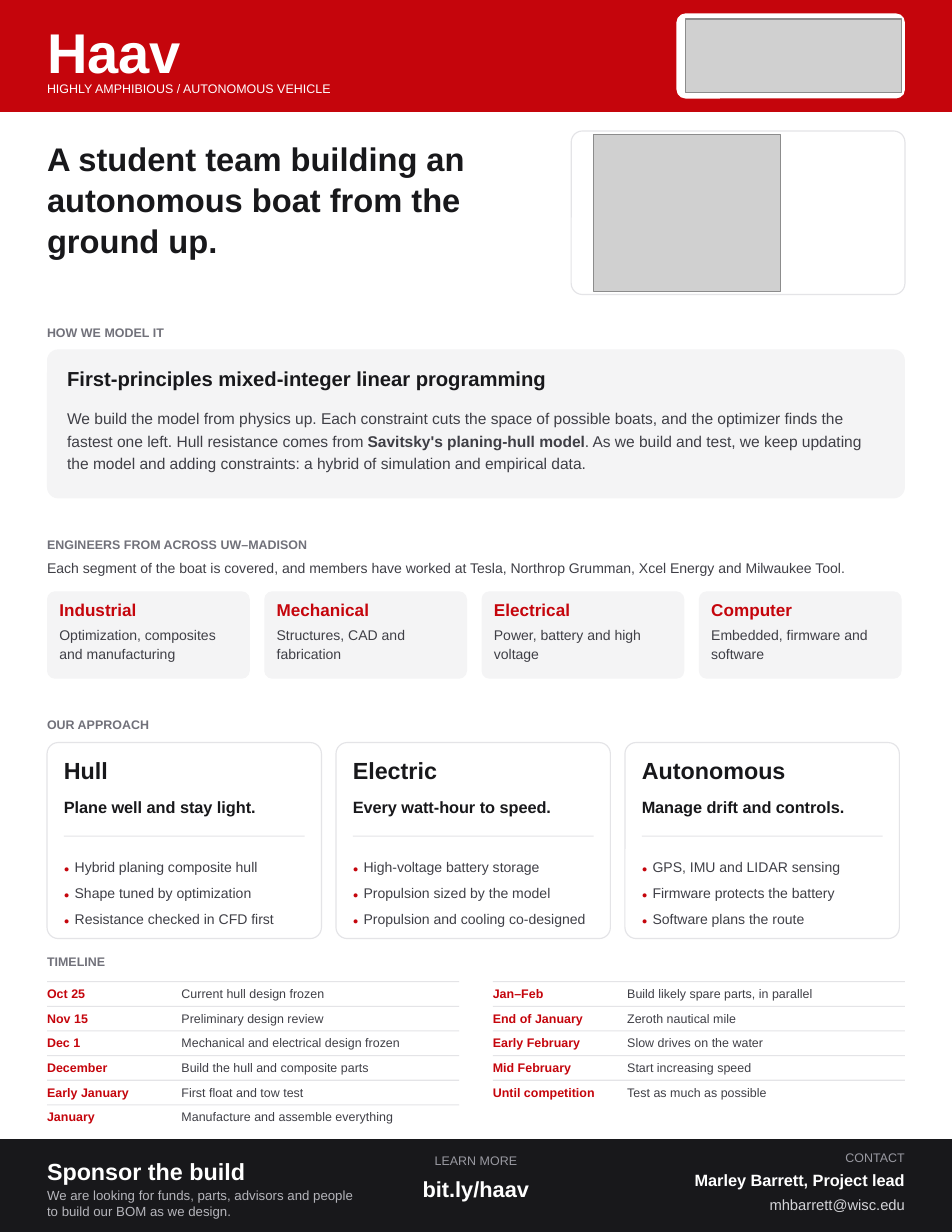
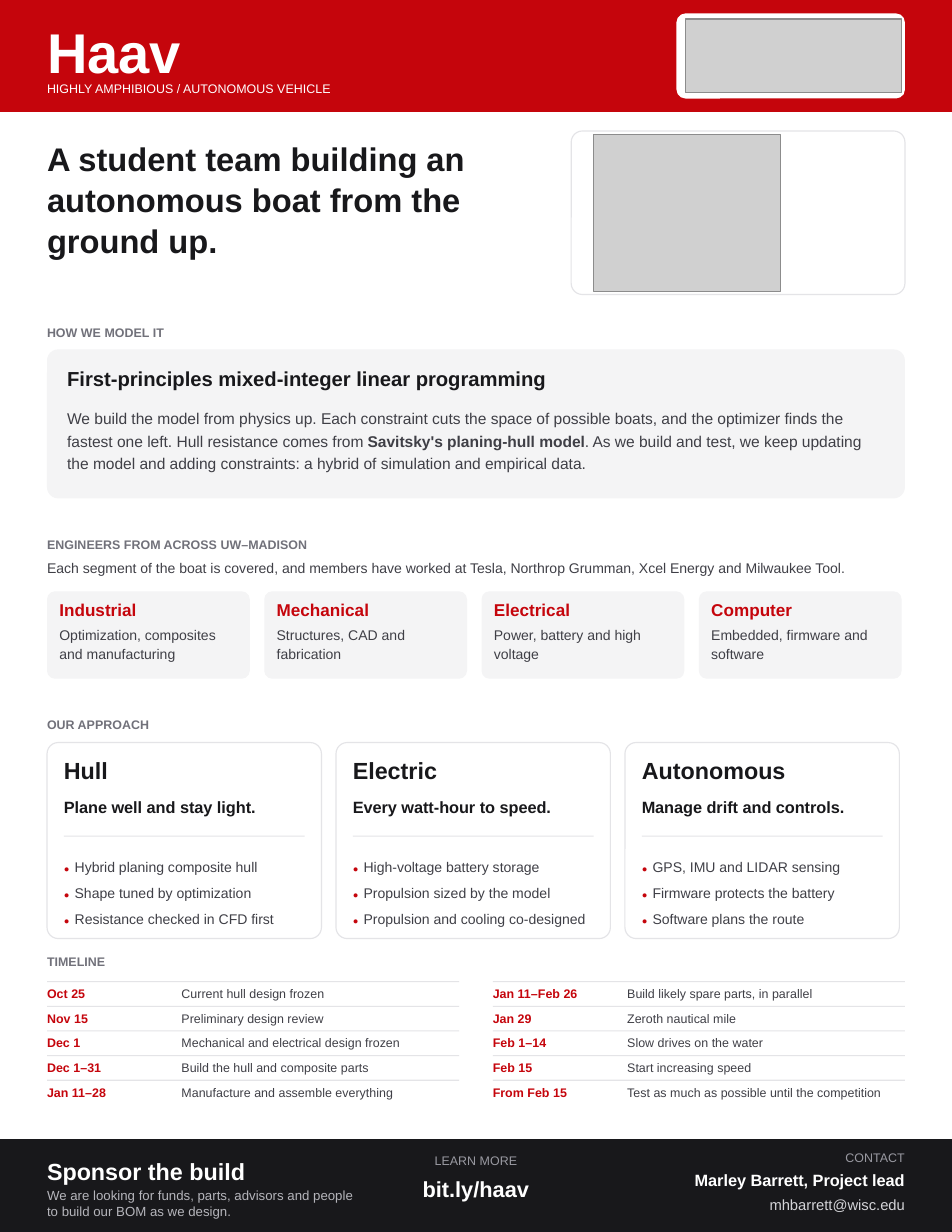
Before and after one commit to MarMar888/hav, a slide deck: slide 1 of dashboard/public/haav-handout.pptx. Drawn at 952x1232 pixels with LibreOffice and Linux fonts; fonts in the diff are those of the drawing; grey boxes stand for pictures. Boxes give left, top, right and bottom in pixels: in the first picture for what was removed or moved away, otherwise in the second. Text is boxed around its words. In the diff, an @@ line names an element or a change of style, - is before the commit and + after.

```diff
--- a/dashboard/public/haav-handout.pptx
+++ b/dashboard/public/haav-handout.pptx
@@ text added at [493, 989, 578, 998], 8 pt, text #C5050C, bold @@
+Jan 11–Feb 26
@@ text at [493, 1014, 532, 1023]: text changed @@
-Jan–Feb
+Jan 29
@@ text at [493, 1038, 546, 1047]: text changed @@
-End of January
+Feb 1–14
@@ text at [47, 1063, 101, 1072]: text changed @@
-December
+Dec 1–31
@@ text at [493, 1063, 532, 1072]: text changed @@
-Early February
+Feb 15
@@ text at [47, 1088, 106, 1097]: text changed @@
-Early January
+Jan 11–28
@@ rectangle removed at [47, 1104, 459, 1105] @@
@@ text "Manufacture and assemble everything": place and size @@
-text "Manufacture and assemble everything" at [181, 1112, 393, 1124]
+text "Manufacture and assemble everything" at [181, 1088, 393, 1100]
@@ text removed at [181, 1088, 303, 1097] @@
-First float and tow test
@@ text at [493, 1088, 567, 1097]: text changed @@
-Mid February
+From Feb 15
@@ text removed at [493, 1088, 595, 1100] @@
-Until competition
@@ text at [627, 1088, 881, 1100]: text changed @@
-Test as much as possible
+Test as much as possible until the competition
@@ text removed at [47, 1112, 95, 1124] @@
-January
```
Also in this commit, not shown: 5 other files.
